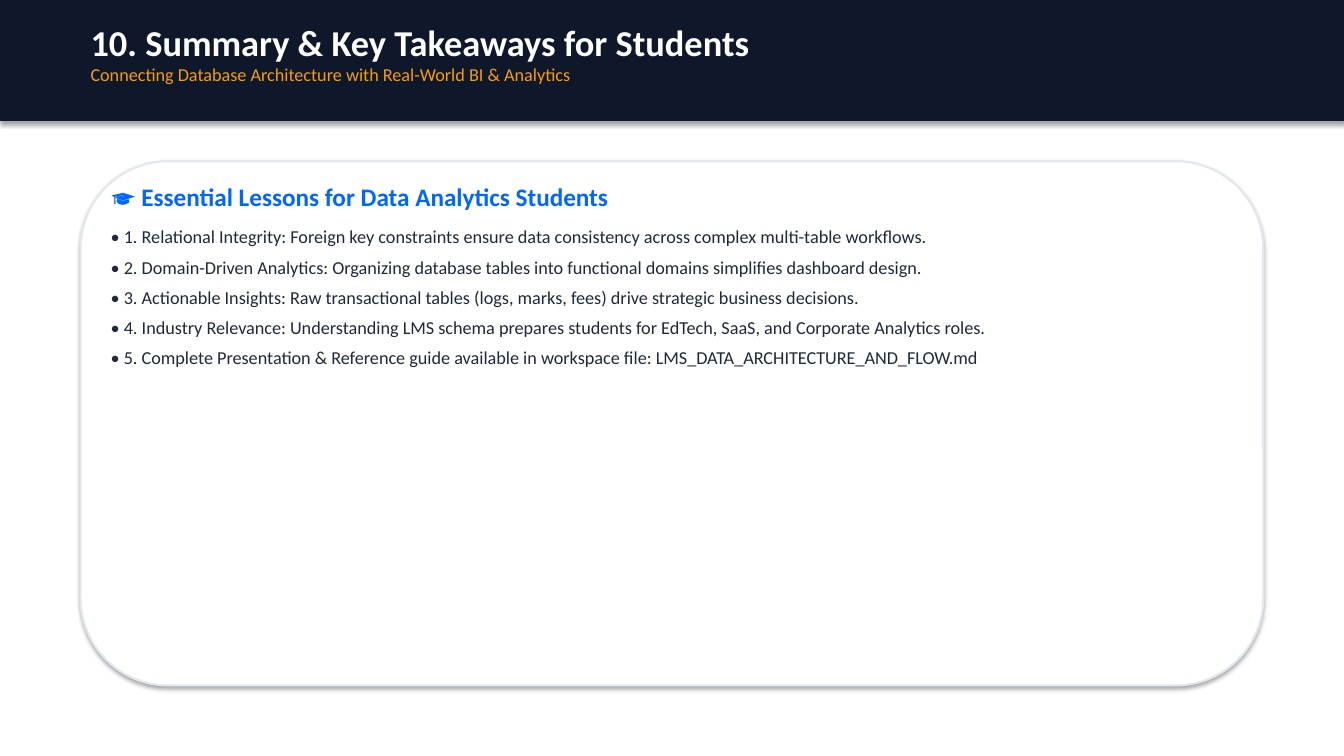
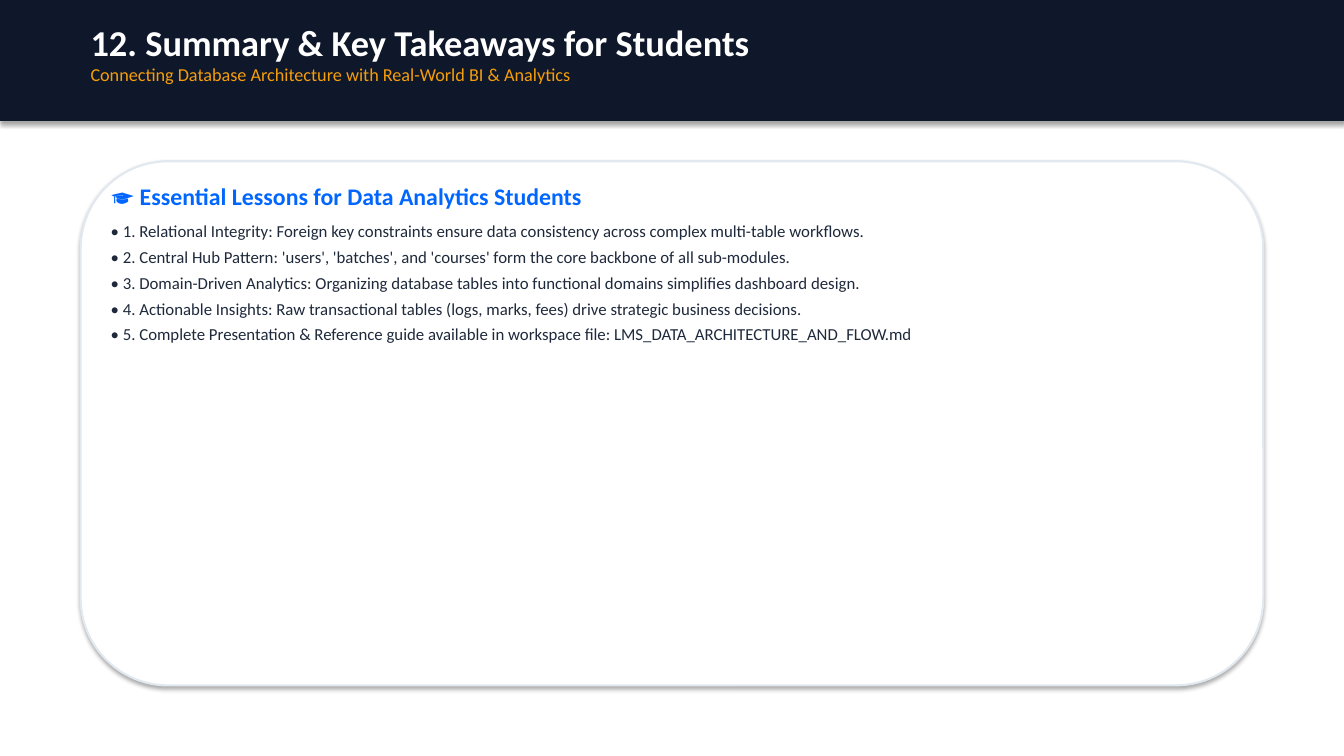
Before and after one commit to Devanshgupta712/Eduflow, a slide deck: slide 13 of LMS_Data_Architecture_and_Flow.pptx (slide 11 before the commit). Drawn at 1344x756 pixels with LibreOffice and Linux fonts; fonts in the diff are those of the drawing. Boxes give left, top, right and bottom in pixels: in the first picture for what was removed or moved away, otherwise in the second. Text is boxed around its words. In the diff, an @@ line names an element or a change of style, - is before the commit and + after.

Commit message:
Add dedicated ER diagram and Foreign Key table connection slides to LMS PowerPoint presentation

```diff
--- a/LMS_Data_Architecture_and_Flow.pptx
+++ b/LMS_Data_Architecture_and_Flow.pptx
@@ text at [91, 30, 749, 62]: text changed @@
-10. Summary & Key Takeaways for Students
+12. Summary & Key Takeaways for Students
@@ text at [123, 188, 911, 343]: size 18 to 17 pt in "🎓 Essential Lessons for Data Analytics Students"; size 13 to 12 pt in "• 1. Relational Integrity: Foreign key constraints ...", "• 5. Complete Presentation & Reference guide ..."; less space between paragraphs @@
@@ text at [123, 251, 859, 318]: text changed; size 13 to 12 pt @@
-• 2. Domain-Driven Analytics: Organizing database tables into functional domains simplifies dashboard design.
-• 3. Actionable Insights: Raw transactional tables (logs, marks, fees) drive strategic business decisions.
-• 4. Industry Relevance: Understanding LMS schema prepares students for EdTech, SaaS, and Corporate Analytics roles.
+• 2. Central Hub Pattern: 'users', 'batches', and 'courses' form the core backbone of all sub-modules.
+• 3. Domain-Driven Analytics: Organizing database tables into functional domains simplifies dashboard design.
+• 4. Actionable Insights: Raw transactional tables (logs, marks, fees) drive strategic business decisions.
```
Also in this commit, not shown: 9 other slides changed, 2 slides added, 2 other files.
